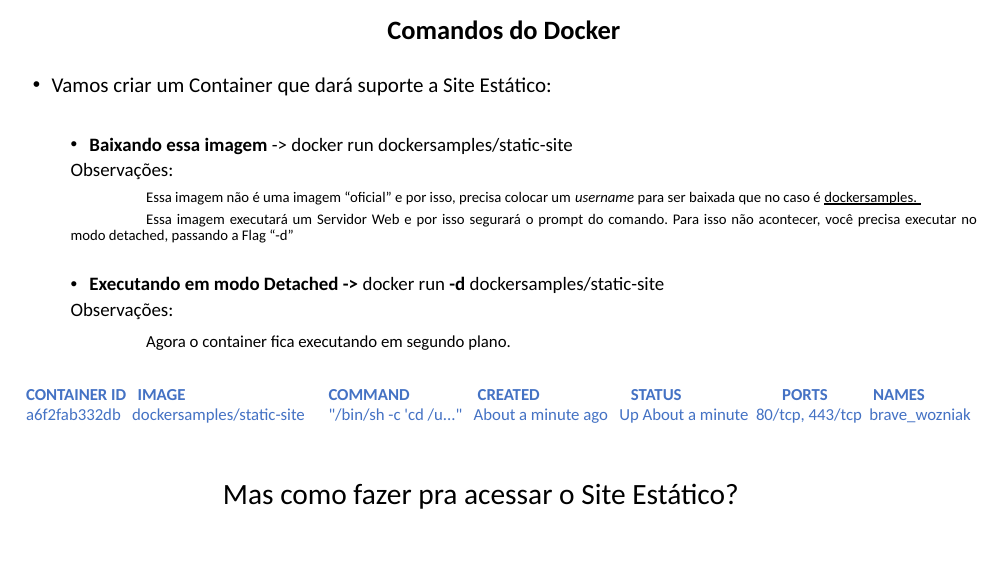
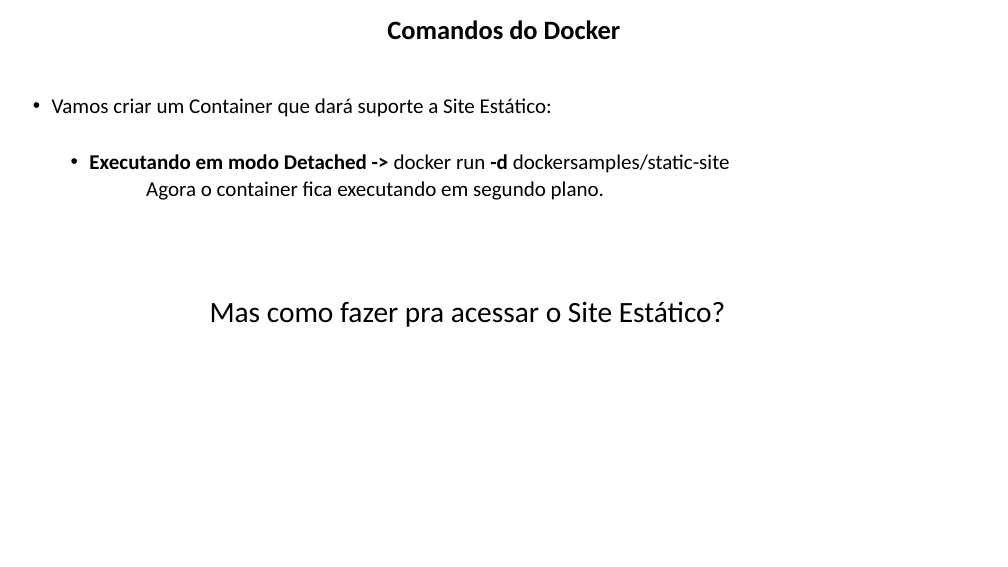
Before and after one commit to lacsousa/learning-docker, a slide deck: slide 16 of docs/docker-resumo.pptx (slide 15 before the commit). Drawn at 1008x567 pixels with LibreOffice and Linux fonts; fonts in the diff are those of the drawing. Boxes give left, top, right and bottom in pixels: in the first picture for what was removed or moved away, otherwise in the second. Text is boxed around its words. In the diff, an @@ line names an element or a change of style, - is before the commit and + after.

```diff
--- a/docs/docker-resumo.pptx
+++ b/docs/docker-resumo.pptx
@@ text "Vamos criar um Container que ..." moved from (x1=52, y1=77, x2=976, y2=350) to (x1=52, y1=98, x2=730, y2=200) @@
@@ text at (x1=71, y1=137, x2=976, y2=243): paragraphs removed @@
-  • Baixando essa imagem -> docker run dockersamples/static-site
-  Observações:
-  Essa imagem não é uma imagem “oficial” e por isso, precisa colocar um username para ser baixada que no caso é dockersamples.
-  Essa imagem executará um Servidor Web e por isso segurará o prompt do comando. Para isso não acontecer, você precisa executar no modo detached, passando a Flag “-d”
@@ text at (x1=89, y1=154, x2=730, y2=200): size 18 to 20 pt in "Executando em modo Detached -> docker run ..."; size 16 to 20 pt in "Agora o container fica executando em segundo ..." @@
@@ text "Mas como fazer pra acessar ..." moved from (x1=223, y1=483, x2=738, y2=509) to (x1=210, y1=301, x2=725, y2=327) @@
@@ text at (x1=71, y1=303, x2=174, y2=319): paragraph removed @@
-  Observações:
@@ text removed at (x1=26, y1=389, x2=970, y2=423) @@
-CONTAINER ID IMAGE COMMAND CREATED STATUS PORTS NAMES
-a6f2fab332db dockersamples/static-site "/bin/sh -c 'cd /u..." About a minute ago Up About a minute 80/tcp, 443/tcp brave_wozniak
```
Also in this commit, not shown: 9 other slides changed, 3 slides added, 3 slides removed.
